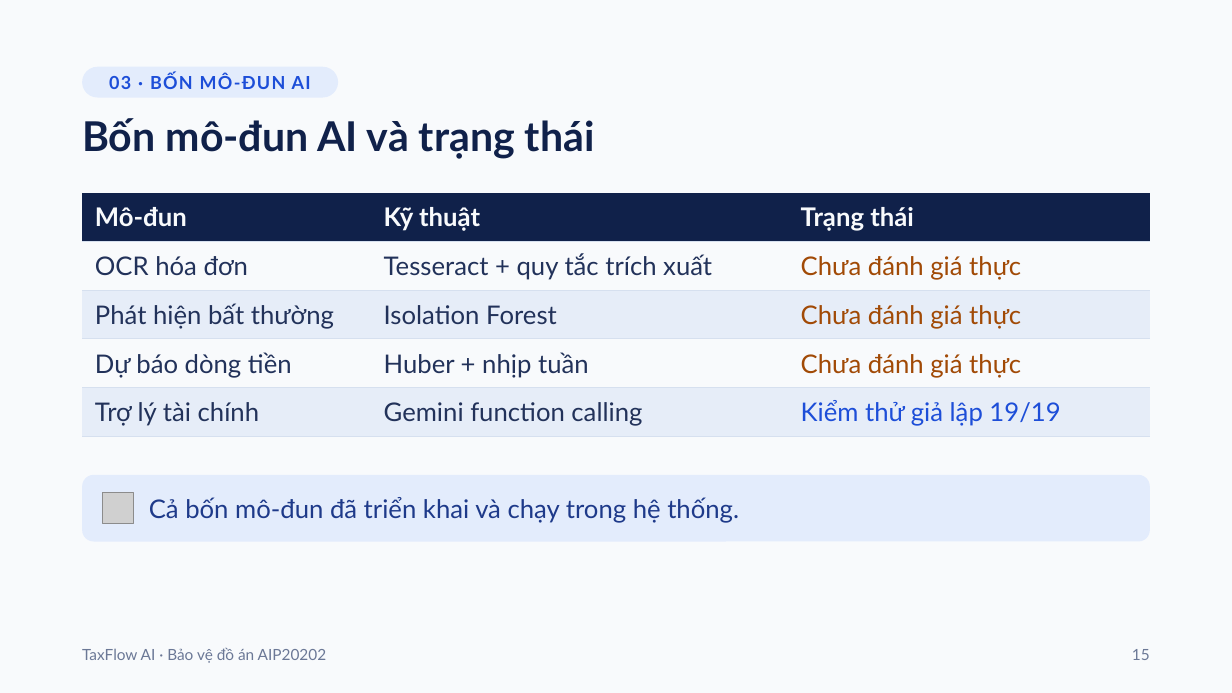
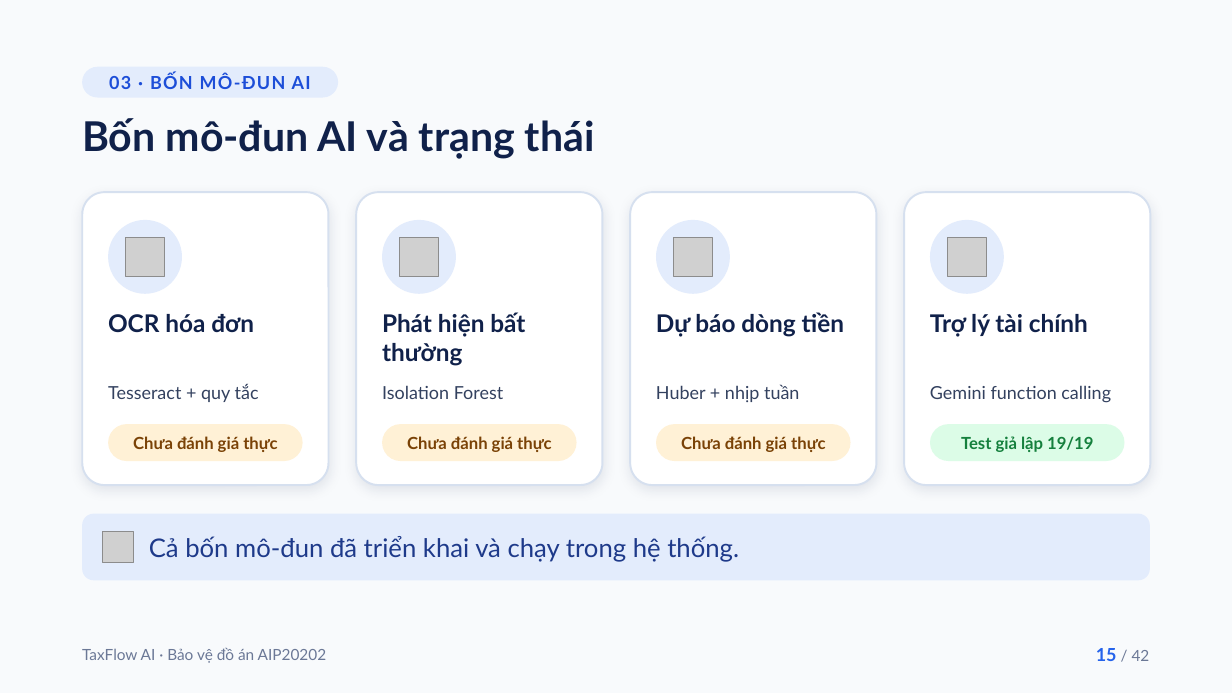
Before and after one commit to truongxuananh/taxflow-ai, a slide deck: slide 15 of TaxFlow-AI-Bao-ve-do-an.pptx. Drawn at 1232x693 pixels with LibreOffice and Linux fonts; fonts in the diff are those of the drawing; grey boxes stand for pictures. Boxes give left, top, right and bottom in pixels: in the first picture for what was removed or moved away, otherwise in the second. Text is boxed around its words. In the diff, an @@ line names an element or a change of style, - is before the commit and + after.

```diff
--- a/TaxFlow-AI-Bao-ve-do-an.pptx
+++ b/TaxFlow-AI-Bao-ve-do-an.pptx
@@ table removed at [82,192,1150,430], 5 rows, 3 columns @@
-Mô-đun | Kỹ thuật | Trạng thái
-OCR hóa đơn | Tesseract + quy tắc trích xuất | Chưa đánh giá thực
-Phát hiện bất thường | Isolation Forest | Chưa đánh giá thực
-Dự báo dòng tiền | Huber + nhịp tuần | Chưa đánh giá thực
-Trợ lý tài chính | Gemini function calling | Kiểm thử giả lập 19/19
@@ rounded rectangle added at [82,192,329,485], fill #FFFFFF, outline #D6E0EF 1.5 pt @@
@@ rounded rectangle added at [356,192,603,485], fill #FFFFFF, outline #D6E0EF 1.5 pt @@
@@ rounded rectangle added at [630,192,877,485], fill #FFFFFF, outline #D6E0EF 1.5 pt @@
@@ rounded rectangle added at [905,192,1152,485], fill #FFFFFF, outline #D6E0EF 1.5 pt @@
@@ ellipse added at [108,220,182,294], fill #E3ECFC @@
@@ picture added at [126,238,165,276] @@
@@ ellipse added at [382,220,456,294], fill #E3ECFC @@
@@ picture added at [400,238,439,276] @@
@@ ellipse added at [656,220,730,294], fill #E3ECFC @@
@@ picture added at [674,238,713,276] @@
@@ ellipse added at [930,220,1004,294], fill #E3ECFC @@
@@ picture added at [948,238,987,276] @@
@@ text added at [108,314,254,332], 19 pt, text #10214A, bold @@
+OCR hóa đơn
@@ text added at [382,312,525,366], 19 pt, text #10214A, bold @@
+Phát hiện bất thường
@@ text added at [656,312,844,337], 19 pt, text #10214A, bold @@
+Dự báo dòng tiền
@@ text added at [930,314,1088,337], 19 pt, text #10214A, bold @@
+Trợ lý tài chính
@@ text added at [108,384,259,402], 14 pt, text #33415F @@
+Tesseract + quy tắc
@@ text added at [382,385,504,399], 14 pt, text #33415F @@
+Isolation Forest
@@ text added at [656,384,799,402], 14 pt, text #33415F @@
+Huber + nhịp tuần
@@ text added at [930,385,1111,403], 14 pt, text #33415F @@
+Gemini function calling
@@ rounded rectangle added at [108,424,302,461], fill #FFF1D6 @@
@@ text added at [133,436,277,452], 13 pt, text #7A4206, bold @@
+Chưa đánh giá thực
@@ rounded rectangle added at [382,424,576,461], fill #FFF1D6 @@
@@ text added at [407,436,551,452], 13 pt, text #7A4206, bold @@
+Chưa đánh giá thực
@@ rounded rectangle added at [656,424,850,461], fill #FFF1D6 @@
@@ text added at [681,436,825,452], 13 pt, text #7A4206, bold @@
+Chưa đánh giá thực
@@ rounded rectangle added at [930,424,1124,461], fill #DCFCE7 @@
@@ text added at [961,436,1093,452], 13 pt, text #15803D, bold @@
+Test giả lập 19/19
@@ 1 picture, 1 text, 1 rounded rectangle: place and size @@
-1 picture, 1 text, 1 rounded rectangle at [82,475,1151,542]
+1 picture, 1 text, 1 rounded rectangle at [82,514,1151,580]
@@ page number at [1096,648,1150,661]: text changed @@
-15
+15 / 42
```
Also in this commit, not shown: 20 other slides changed.
